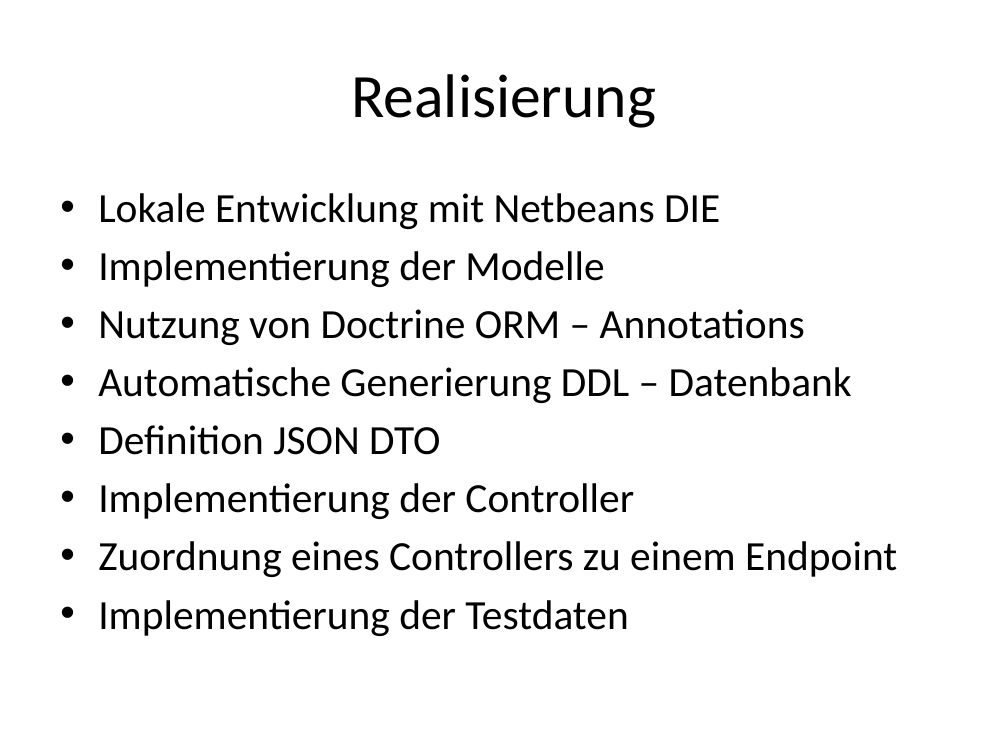
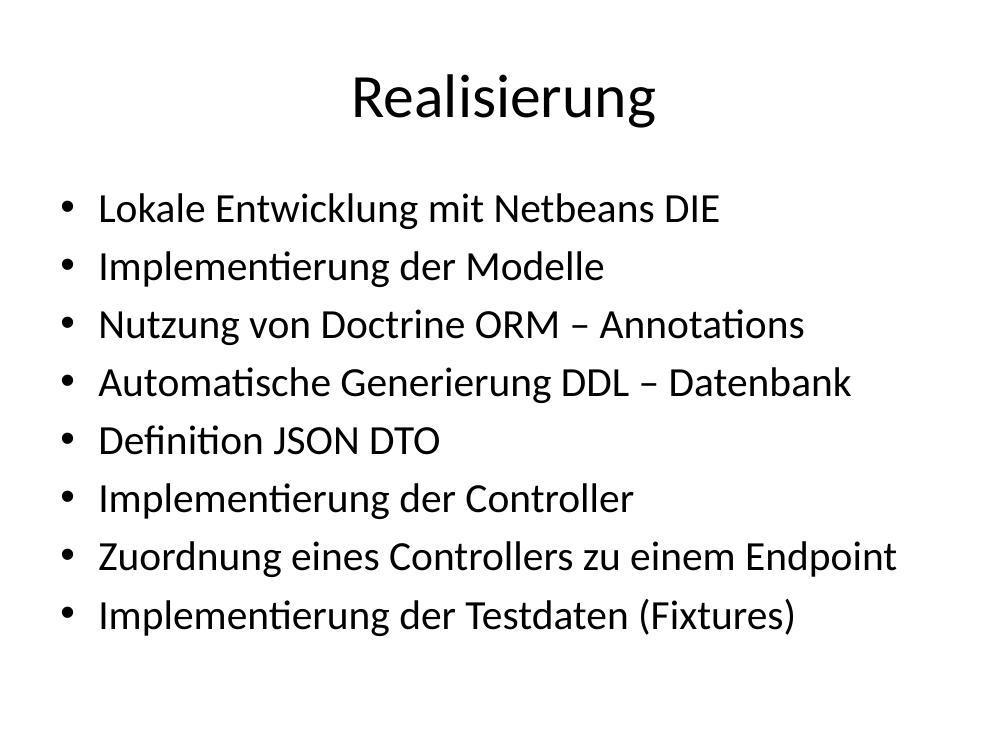
Before and after one commit to janhelmle/weiterbildung_fachinformatiker_ihk_projektantrag, a slide deck: slide 11 of praesentation/Projektpräsentation.pptx. Drawn at 1008x756 pixels with LibreOffice and Linux fonts; fonts in the diff are those of the drawing. Boxes give left, top, right and bottom in pixels: in the first picture for what was removed or moved away, otherwise in the second. Text is boxed around its words. In the diff, an @@ line names an element or a change of style, - is before the commit and + after.

```diff
--- a/praesentation/Projektpräsentation.pptx
+++ b/praesentation/Projektpräsentation.pptx
@@ text at [98, 599, 796, 636]: text changed @@
-• Implementierung der Testdaten
+• Implementierung der Testdaten (Fixtures)
```
Also in this commit, not shown: 4 other slides changed, 1 other file.
